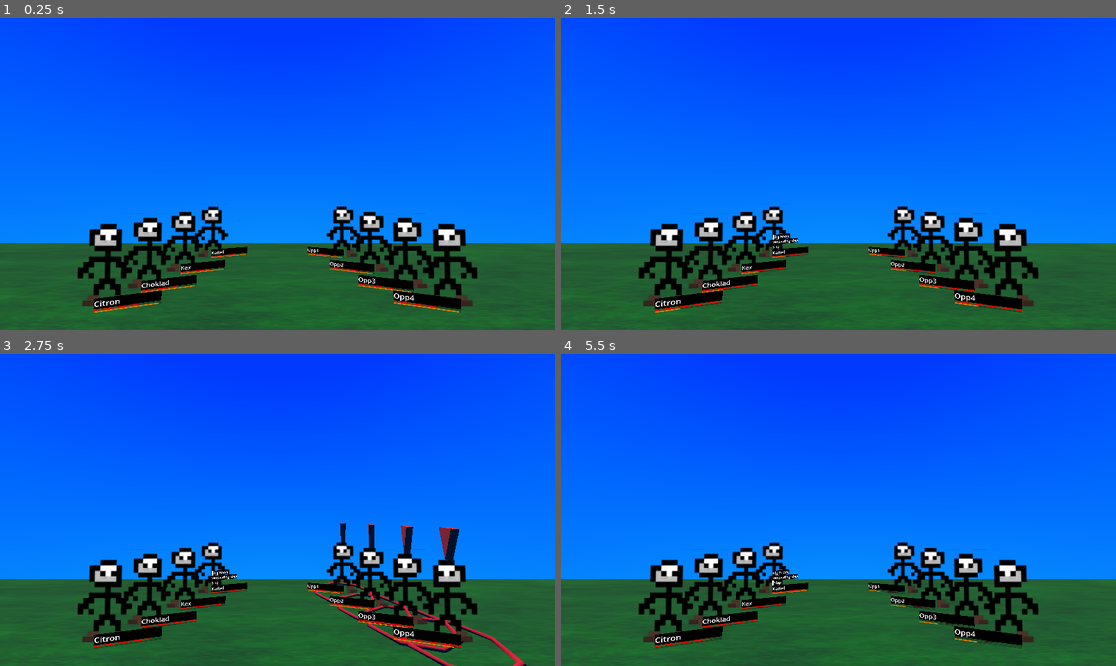
Above: before the commit, frames 1-4 (two rows, left to right).
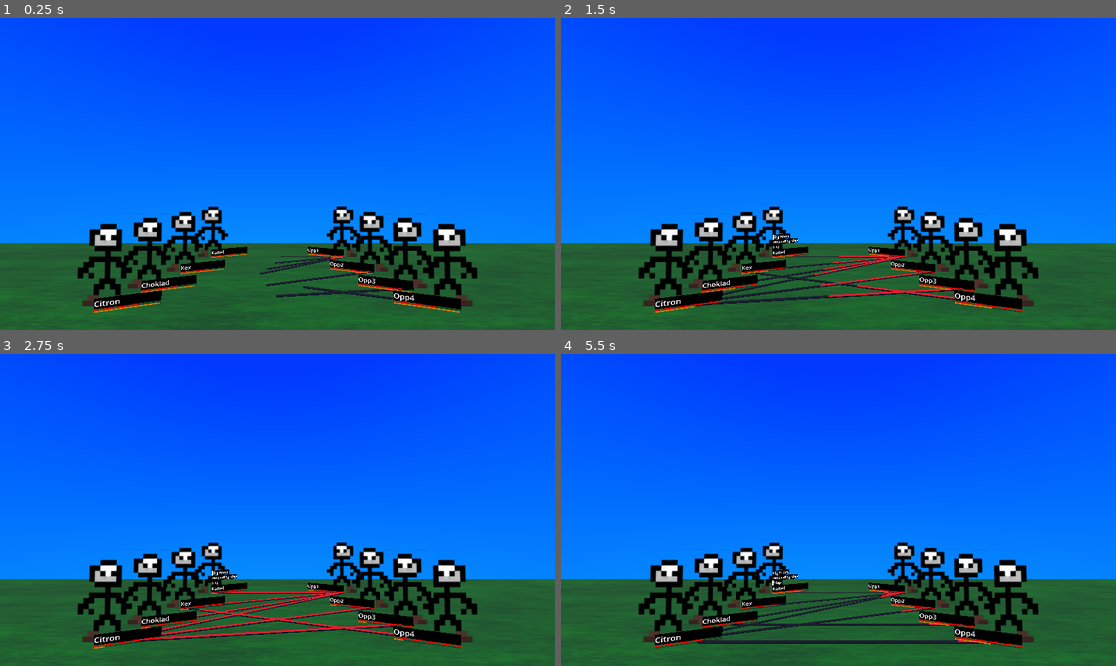
Above: after the commit, the same moments.

Repository: izzyn/MultiplayerCombatDemo
Game: Godot game, scene res://main.tscn
Same seed, same stepped clock (60 frames per second), same inputs: the game is played once before the commit and once after it.
Inputs:
- Up to frame 1 (0.25 s): no input
- Up to frame 2 (1.5 s): tap Enter (Confirm) at 0.5, 1.35 s; hold Down (NavigateUp) 0.53-1.28 s; hold Enter (Confirm) 0.53-1.28 s; hold Up (NavigateDown) from 1.28 s (still down)
- Up to frame 3 (2.75 s): release Up (NavigateDown) at 2.03 s; hold Down (NavigateUp) from 2.03 s (still down); hold Enter (Confirm) from 2.03 s (still down)
- Up to frame 4 (5.5 s): release Enter (Confirm) at 2.78 s; tap Enter (Confirm) at 2.85, 4.35 s; release Down (NavigateUp) at 3.53 s; hold Enter (Confirm) 3.53-4.28 s; hold Up (NavigateDown) from 3.53 s (still down); hold Enter (Confirm) from 5.03 s (still down)

The runs differ from the first frame. In frame 1, 0.6% of the frame differs, in the area x 28-83%, y 75-95%; in frame 2, 1.5%; in frame 3, 3.3%, in the area x 16-95%, y 54-100%; in frame 4, 1.7%.

Commit message:
Working on secondary effects

Diff:
--- a/AttackData.gd
+++ b/AttackData.gd
@@ -34,8 +34,25 @@
 @export
 var effects : Array[Effect]
 
+@export
+var additional_effects : Array[SecondaryEffect]
+
 func use_attack(user : CharacterData, targets : Array[CharacterData]):
+	for add in additional_effects:
+		var increased_effectiveness = false
+		var filtered = add.condition.eval(user, targets)
+		for target in filtered:
+			for effect in add.effects:
+				effect.enact(user,target)
+				if effect is EffectivenessEffect:
+					increased_effectiveness = true
+					break
+			if increased_effectiveness:
+				break
+
 	for target in targets:
 		for effect in effects:
-			effect.enact(target)
+			effect.enact(user, target)
+
+	user._attack_effectiveness = 1
 	pass
--- a/CharacterData.gd
+++ b/CharacterData.gd
@@ -44,3 +44,5 @@
 var sprite : CharacterSprite
 
 var _statuses : Array[Status]
+
+var _attack_effectiveness : float = 1.0
--- a/CharacterSprite.gd
+++ b/CharacterSprite.gd
@@ -20,13 +20,14 @@
 var shake_fade_time : float = 5
 var oldhp = -1
 
-var last_max_cooldown : float = 2
+var last_max_cooldown : float = 3
 
-var cooldown : float = 2
+var cooldown : float = 3
 var rng = RandomNumberGenerator.new()
 # INTENT
 var intent_attack : AttackData
 var intent_targets : Array[CharacterData] = []
+var intent_arrows : Array[Node3D] = []
 
 func _get_intent():
 	var highest_weight = -1
@@ -86,7 +87,6 @@
 func _get_weights():
 	pass
 func _ready() -> void:
-	print(character.hp)
 	if flipped_text:
 		get_node("UI").scale.x *= -1
 	get_node("Node/SubViewport/VBoxContainer/PanelContainer/MarginContainer/Label").text = char_name
@@ -99,6 +99,30 @@
 		intent_attack.use_attack(character, intent_targets)
 		last_max_cooldown = intent_attack.cooldown
 		cooldown = last_max_cooldown
+		intent_attack = null
+		for i in intent_arrows:
+			i.queue_free()
+		intent_arrows.clear()
+
+		intent_targets.clear()
+	if !intent_arrows.size() and intent_targets.size() and cooldown <= 3:
+		for target in intent_targets:
+			var friendly = get_node("../../Friendly").get_children()
+			var sprite = null
+			for friend in friendly:
+				if friend.character == target:
+					sprite = friend
+			if sprite == null:
+				break
+			var node = preload("res://Data/targeting_arrow.tscn").instantiate()
+			node.total_time = 3
+			node.target = sprite
+			get_parent().get_parent().add_child(node)
+			node.get_node("Start").global_position = global_position
+			node.get_node("End").global_position = global_position
+			node.start_pos = global_position
+			node.get_node("Start2").global_position = global_position
+			intent_arrows.append(node)
 	cooldown -= delta
 	if oldhp == -1:
 		oldhp=character.hp.value
--- a/Controller.gd
+++ b/Controller.gd
@@ -42,7 +42,6 @@
 var startUIpos = get_node("../Friendly").get_children()[0].get_node("UI").position
 
 func use_activated_attack():
-	print(remaining_choices)
 	remaining_choices -= 1
 	picked_targets.append(attack_target_list[hovering_target])
 	var selected_node = attack_target_list[hovering_target]
@@ -57,9 +56,10 @@
 		selection.position = selected_node.global_position
 		hovering_target = 0
 	if remaining_choices == 0:
+		var characters : Array[CharacterData] = []
 		for target in picked_targets:
-			for effect in attack.effects:
-				effect.enact(target.character)
+			characters.append(target.character)
+		attack.use_attack(actor, characters)
 		set_cooldown()
 		reset_choices()
 	pass
@@ -86,7 +86,6 @@
 	var actor = get_node("../Friendly").get_child(selected).character
 	var attacks = actor.attacks
 	var attack : AttackData = attacks[selected_button]
-	print(attack.name)
 	var all_data = get_parent().get_all_characters()
 	var all_sprites = get_parent().get_all_sprites()
 	var filter_chars = attack.target_filter.eval(actor, all_data)
--- a/Data/Effect/Effect.gd
+++ b/Data/Effect/Effect.gd
@@ -1,5 +1,8 @@
 extends Resource
 class_name Effect
 
-func enact(target : CharacterData):
+@export
+var amount : float
+
+func enact(user : CharacterData, target : CharacterData):
 	pass
--- /dev/null
+++ b/Data/Effect/EffectivenessEffect.gd
@@ -0,0 +1,6 @@
+extends Effect
+class_name EffectivenessEffect
+
+func enact(user : CharacterData, target : CharacterData):
+	user._attack_effectiveness *= amount
+	pass
--- a/Data/Effect/StatChange.gd
+++ b/Data/Effect/StatChange.gd
@@ -7,26 +7,20 @@
 var type : Type
 
 @export
-var amount : float
-
-@export
 var exceed_default : bool = false
 
 @export
 var stat_name : String
 
-func enact(target : CharacterData):
+func enact(user : CharacterData, target : CharacterData):
 	var stat = target.get(stat_name)
-	print(stat)
-	print(target.hp)
+	var true_amount = amount * user._attack_effectiveness
 	if type == Type.Value:
 		if exceed_default:
-			stat.value += amount
+			stat.value += true_amount
 		else:
-			stat.value = clamp(stat.value+amount,0,stat.default)
-			print(stat.value)
-			print(target.hp.value)
+			stat.value = clamp(stat.value+true_amount,0,stat.default)
 	elif type == Type.Default:
-		stat.default += amount
+		stat.default += true_amount
 
 	pass
--- /dev/null
+++ b/Data/Filters/FilterStat.gd
@@ -0,0 +1,53 @@
+extends Filter
+class_name FilterStat
+
+@export
+var amount : float
+
+@export
+var actor_stat : bool
+
+@export
+var percentage : bool
+
+@export
+var stat : String
+
+enum Comparison {Greater_Equal, Greater, Equal, Lesser_Equal, Lesser}
+
+@export
+var comparison : Comparison
+
+func _eval(actor: CharacterData, characters : Array[CharacterData]) -> Array[CharacterData]:
+	if actor_stat:
+		if check_stat(actor):
+			return characters
+		else:
+			return []
+	else:
+		return characters.filter(func(x): return check_stat(x))
+	return []
+	pass
+func check_stat(char : CharacterData) -> bool:
+	var check_value = 0
+	if percentage:
+		check_value = char.get(stat).value/char.get(stat).default
+	else:
+		check_value = char.get(stat).value
+	print(char.get(stat).value)
+	print(char.get(stat).default)
+	print(check_value)
+	print(amount)
+	match comparison:
+		Comparison.Greater_Equal:
+			return check_value >= amount
+		Comparison.Greater:
+			return check_value > amount
+		Comparison.Equal:
+			return check_value == amount
+		Comparison.Lesser_Equal:
+			return check_value <= amount
+		Comparison.Lesser:
+			return check_value < amount
+	return false
+	pass
--- /dev/null
+++ b/Data/secondary_effect.gd
@@ -0,0 +1,8 @@
+extends Resource
+class_name SecondaryEffect
+
+@export
+var condition : Filter
+
+@export
+var effects : Array[Effect]
--- /dev/null
+++ b/Data/targeting_arrow.gd
@@ -0,0 +1,19 @@
+extends Node3D
+
+var target : Node3D
+
+@export
+var total_time : float
+
+@export
+var current_time : float
+
+var start_pos : Vector3
+func _physics_process(delta: float) -> void:
+	var end = get_node("End")
+	var end2 = get_node("End2")
+	current_time += delta
+	if total_time != 0:
+		end.global_position = start_pos.lerp(target.global_position , current_time/total_time)
+		end2.global_position = start_pos.lerp(target.global_position , min(current_time,total_time/6)/(total_time/6))
+	pass
--- /dev/null
+++ b/Data/targeting_arrow.tscn
@@ -0,0 +1,77 @@
+[gd_scene load_steps=13 format=3 uid="uid://nvrnwjc5laot"]
+
+[ext_resource type="Script" uid="uid://cdlli4pxb4h27" path="res://ScaleTargetingArrow.gd" id="1_4exed"]
+[ext_resource type="Script" uid="uid://cf4fjloux8nss" path="res://Data/targeting_arrow.gd" id="1_44q1h"]
+
+[sub_resource type="StandardMaterial3D" id="StandardMaterial3D_5bqla"]
+albedo_color = Color(0.905011, 0, 0.0304464, 1)
+
+[sub_resource type="CylinderMesh" id="CylinderMesh_dx858"]
+material = SubResource("StandardMaterial3D_5bqla")
+height = 1.0
+
+[sub_resource type="StandardMaterial3D" id="StandardMaterial3D_44q1h"]
+albedo_color = Color(0.905011, 0, 0.0304464, 1)
+
+[sub_resource type="BoxMesh" id="BoxMesh_4exed"]
+material = SubResource("StandardMaterial3D_44q1h")
+
+[sub_resource type="StandardMaterial3D" id="StandardMaterial3D_suibc"]
+albedo_color = Color(0, 0, 0, 1)
+
+[sub_resource type="CylinderMesh" id="CylinderMesh_pfem4"]
+material = SubResource("StandardMaterial3D_suibc")
+height = 1.0
+
+[sub_resource type="StandardMaterial3D" id="StandardMaterial3D_c1ku2"]
+albedo_color = Color(0, 0, 0, 1)
+
+[sub_resource type="BoxMesh" id="BoxMesh_4i6g4"]
+material = SubResource("StandardMaterial3D_c1ku2")
+
+[sub_resource type="StandardMaterial3D" id="StandardMaterial3D_akvoi"]
+albedo_color = Color(0, 0, 0, 1)
+
+[sub_resource type="CylinderMesh" id="CylinderMesh_5vdel"]
+material = SubResource("StandardMaterial3D_akvoi")
+height = 1.0
+
+[node name="TargetingArrow" type="Node3D"]
+script = ExtResource("1_44q1h")
+
+[node name="Start" type="MeshInstance3D" parent="."]
+transform = Transform3D(0.365, 0, 0, 0, 0.1, 0, 0, 0, 0.363, 0, 0, 0)
+mesh = SubResource("CylinderMesh_dx858")
+skeleton = NodePath("../MeshInstance3D")
+
+[node name="MeshInstance3D" type="MeshInstance3D" parent="." node_paths=PackedStringArray("start", "end")]
+transform = Transform3D(-0.364, 0, 0, 0, -0.1, 0, 0, 0, -0.02, 0, 0, 0)
+mesh = SubResource("BoxMesh_4exed")
+script = ExtResource("1_4exed")
+start = NodePath("../Start")
+end = NodePath("../End")
+
+[node name="End" type="MeshInstance3D" parent="."]
+transform = Transform3D(0.365, 0, 0, 0, 0.1, 0, 0, 0, 0.363, -1.80492, -2.38419e-07, -0.848757)
+mesh = SubResource("CylinderMesh_dx858")
+skeleton = NodePath("../MeshInstance3D")
+
+[node name="Camera3D" type="Camera3D" parent="."]
+transform = Transform3D(0.834338, 0, 0.551253, -0.156942, 0.958616, 0.237537, -0.52844, -0.284701, 0.79981, 0, 1.38943, 2.15099)
+
+[node name="Start2" type="MeshInstance3D" parent="."]
+transform = Transform3D(0.365, 0, 0, 0, 0.05, 0, 0, 0, 0.363, 0, 0, 0)
+mesh = SubResource("CylinderMesh_pfem4")
+skeleton = NodePath("../MeshInstance3D")
+
+[node name="MeshInstance3D2" type="MeshInstance3D" parent="." node_paths=PackedStringArray("start", "end")]
+transform = Transform3D(-0.364, 0, 0, 0, 0.05, 0, 0, 0, -0.02, 0, 0, 0)
+mesh = SubResource("BoxMesh_4i6g4")
+script = ExtResource("1_4exed")
+start = NodePath("../Start2")
+end = NodePath("../End2")
+
+[node name="End2" type="MeshInstance3D" parent="."]
+transform = Transform3D(0.365, 0, 0, 0, 0.05, 0, 0, 0, 0.363, -1.80492, -2.38419e-07, -0.848757)
+mesh = SubResource("CylinderMesh_5vdel")
+skeleton = NodePath("../MeshInstance3D")
--- /dev/null
+++ b/ScaleTargetingArrow.gd
@@ -0,0 +1,13 @@
+extends MeshInstance3D
+
+@export
+var start : MeshInstance3D
+
+@export
+var end : MeshInstance3D
+func _physics_process(delta: float) -> void:
+
+	position = start.position.lerp(end.position, 0.5);
+	scale.z = start.position.distance_to(end.position)
+	rotation.y = atan((end.position.x - start.position.x)/(end.position.z - start.position.z))
+	pass
--- a/Selection.tscn
+++ b/Selection.tscn
@@ -21,13 +21,13 @@
 script = ExtResource("1_77ui4")
 
 [node name="MeshInstance3D2" type="MeshInstance3D" parent="."]
-transform = Transform3D(0.605936, 9.14941e-08, 0.159103, 1.50996e-07, -1, 1.02612e-13, 0.795515, 1.20119e-07, -0.121187, 0, 3, 0)
+transform = Transform3D(-0.492571, -7.43767e-08, -0.174055, 1.50996e-07, -1, 1.3426e-13, -0.870273, -1.31407e-07, 0.0985144, 0, 3, 0)
 mesh = SubResource("PrismMesh_kbulj")
 script = ExtResource("1_5yfny")
 speed = 3.0
 
 [node name="MeshInstance3D" type="MeshInstance3D" parent="."]
-transform = Transform3D(-1.2356, 0, -0.850478, 0, 1.5, 0, 0.850478, 0, -1.2356, 0, 0, 0)
+transform = Transform3D(1.10898, 0, 1.01004, 0, 1.5, 0, -1.01004, 0, 1.10898, 0, 0, 0)
 mesh = SubResource("TorusMesh_5yfny")
 script = ExtResource("1_5yfny")
 speed = -3.0
--- a/main.tscn
+++ b/main.tscn
@@ -6,18 +6,83 @@
 [ext_resource type="Script" uid="uid://dev3bbs8234ul" path="res://AttackData.gd" id="2_5vw27"]
 [ext_resource type="Script" uid="uid://chal40igpet32" path="res://Data/Effect/Effect.gd" id="3_kek77"]
 [ext_resource type="Script" uid="uid://b02gidehqotp1" path="res://Data/Effect/StatChange.gd" id="4_4c57u"]
+[ext_resource type="Script" uid="uid://8pc3rvrfobyj" path="res://Data/secondary_effect.gd" id="4_dg77c"]
 [ext_resource type="Script" uid="uid://d0jjmkvmmnkcq" path="res://Camera.gd" id="5_4c57u"]
 [ext_resource type="Script" uid="uid://w7xci5q84hvk" path="res://Data/Stat.gd" id="6_dg77c"]
 [ext_resource type="Script" uid="uid://nf1cqa55mvbc" path="res://CharacterData.gd" id="7_ycdy4"]
 [ext_resource type="Script" uid="uid://xspn7atwwsb3" path="res://Data/Filters/FilterTeam.gd" id="9_efxa6"]
 [ext_resource type="PackedScene" uid="uid://bkivihrkixbmx" path="res://Selection.tscn" id="9_kek77"]
+[ext_resource type="Script" uid="uid://bugg36d002uyd" path="res://Data/Filters/FilterStat.gd" id="11_ycdy4"]
+[ext_resource type="Script" uid="uid://2cuttkkw6r2b" path="res://Data/Effect/EffectivenessEffect.gd" id="12_w48qg"]
+
+[sub_resource type="Resource" id="Resource_1u8w0"]
+script = ExtResource("4_4c57u")
+type = 0
+exceed_default = false
+stat_name = "hp"
+amount = -10.0
+metadata/_custom_type_script = "uid://b02gidehqotp1"
+
+[sub_resource type="Resource" id="Resource_074og"]
+script = ExtResource("9_efxa6")
+inverted = true
+metadata/_custom_type_script = "uid://xspn7atwwsb3"
+
+[sub_resource type="Resource" id="Resource_d13ii"]
+script = ExtResource("2_5vw27")
+id = "groupslap"
+name = "groupslap"
+type = 0
+stat = 0
+base_ai_weight = 10.0
+hits_all = true
+can_target_multiple_times = false
+cooldown = 5.0
+target_amount = 1
+target_filter = SubResource("Resource_074og")
+effects = Array[ExtResource("3_kek77")]([SubResource("Resource_1u8w0")])
+additional_effects = Array[ExtResource("4_dg77c")]([])
+metadata/_custom_type_script = "uid://dev3bbs8234ul"
+
+[sub_resource type="Resource" id="Resource_5vw27"]
+script = ExtResource("6_dg77c")
+value = 100.0
+default = 100.0
+mod = 1.0
+metadata/_custom_type_script = "uid://w7xci5q84hvk"
+
+[sub_resource type="Resource" id="Resource_kek77"]
+script = ExtResource("6_dg77c")
+value = 100.0
+default = 100.0
+mod = 1.0
+metadata/_custom_type_script = "uid://w7xci5q84hvk"
+
+[sub_resource type="Resource" id="Resource_ycdy4"]
+script = ExtResource("6_dg77c")
+value = 100.0
+default = 100.0
+mod = 1.0
+metadata/_custom_type_script = "uid://w7xci5q84hvk"
+
+[sub_resource type="Resource" id="Resource_0cp0l"]
+script = ExtResource("7_ycdy4")
+id = "dummy"
+name = "Dummy"
+team = false
+hp = SubResource("Resource_5vw27")
+normal_attack = SubResource("Resource_kek77")
+speed = SubResource("Resource_ycdy4")
+targetability_factor = 1.0
+attacks = Array[ExtResource("2_5vw27")]([SubResource("Resource_d13ii")])
+metadata/_custom_type_script = "uid://nf1cqa55mvbc"
 
 [sub_resource type="Resource" id="Resource_4c57u"]
 script = ExtResource("4_4c57u")
 type = 0
-amount = -10.0
 exceed_default = false
 stat_name = "hp"
+amount = -10.0
 metadata/_custom_type_script = "uid://b02gidehqotp1"
 
 [sub_resource type="Resource" id="Resource_efxa6"]
@@ -32,40 +97,8 @@
 cooldown = 5.0
 target_amount = 1
 effects = Array[ExtResource("3_kek77")]([SubResource("Resource_4c57u")])
+additional_effects = Array[ExtResource("4_dg77c")]([])
 metadata/_custom_type_script = "uid://dev3bbs8234ul"
-
-[sub_resource type="Resource" id="Resource_5vw27"]
-script = ExtResource("6_dg77c")
-value = 100.0
-default = 100.0
-mod = 1.0
-metadata/_custom_type_script = "uid://w7xci5q84hvk"
-
-[sub_resource type="Resource" id="Resource_kek77"]
-script = ExtResource("6_dg77c")
-value = 100.0
-default = 100.0
-mod = 1.0
-metadata/_custom_type_script = "uid://w7xci5q84hvk"
-
-[sub_resource type="Resource" id="Resource_ycdy4"]
-script = ExtResource("6_dg77c")
-value = 100.0
-default = 100.0
-mod = 1.0
-metadata/_custom_type_script = "uid://w7xci5q84hvk"
-
-[sub_resource type="Resource" id="Resource_0cp0l"]
-script = ExtResource("7_ycdy4")
-id = "dummy"
-name = "Dummy"
-team = false
-hp = SubResource("Resource_5vw27")
-normal_attack = SubResource("Resource_kek77")
-speed = SubResource("Resource_ycdy4")
-targetability_factor = 1.0
-attacks = Array[ExtResource("2_5vw27")]([SubResource("Resource_efxa6")])
-metadata/_custom_type_script = "uid://nf1cqa55mvbc"
 
 [sub_resource type="Resource" id="Resource_d2t1y"]
 script = ExtResource("6_dg77c")
@@ -207,12 +240,33 @@
 ambient_light_source = 3
 ambient_light_color = Color(0.206035, 0.434083, 1, 1)
 
+[sub_resource type="Resource" id="Resource_0odxb"]
+script = ExtResource("11_ycdy4")
+amount = 0.8
+actor_stat = true
+percentage = true
+stat = "hp"
+comparison = 4
+inverted = false
+metadata/_custom_type_script = "uid://bugg36d002uyd"
+
+[sub_resource type="Resource" id="Resource_seu75"]
+script = ExtResource("12_w48qg")
+amount = 5.0
+metadata/_custom_type_script = "uid://2cuttkkw6r2b"
+
+[sub_resource type="Resource" id="Resource_kq58d"]
+script = ExtResource("4_dg77c")
+condition = SubResource("Resource_0odxb")
+effects = Array[ExtResource("3_kek77")]([SubResource("Resource_seu75")])
+metadata/_custom_type_script = "uid://8pc3rvrfobyj"
+
 [sub_resource type="Resource" id="Resource_havpv"]
 script = ExtResource("4_4c57u")
 type = 0
-amount = -50.0
 exceed_default = false
 stat_name = "hp"
+amount = -10.0
 metadata/_custom_type_script = "uid://b02gidehqotp1"
 
 [sub_resource type="Resource" id="Resource_dg77c"]
@@ -233,14 +287,15 @@
 target_amount = 1
 target_filter = SubResource("Resource_dg77c")
 effects = Array[ExtResource("3_kek77")]([SubResource("Resource_havpv")])
+additional_effects = Array[ExtResource("4_dg77c")]([SubResource("Resource_kq58d")])
 metadata/_custom_type_script = "uid://dev3bbs8234ul"
 
 [sub_resource type="Resource" id="Resource_uatky"]
 script = ExtResource("4_4c57u")
 type = 0
-amount = 1000.0
 exceed_default = true
 stat_name = "speed"
+amount = 1000.0
 metadata/_custom_type_script = "uid://b02gidehqotp1"
 
 [sub_resource type="Resource" id="Resource_2cqfq"]
@@ -261,14 +316,15 @@
 target_amount = 1
 target_filter = SubResource("Resource_2cqfq")
 effects = Array[ExtResource("3_kek77")]([SubResource("Resource_uatky")])
+additional_effects = Array[ExtResource("4_dg77c")]([])
 metadata/_custom_type_script = "uid://dev3bbs8234ul"
 
 [sub_resource type="Resource" id="Resource_1vm84"]
 script = ExtResource("4_4c57u")
 type = 0
-amount = -100.0
 exceed_default = false
 stat_name = "hp"
+amount = -100.0
 metadata/_custom_type_script = "uid://b02gidehqotp1"
 
 [sub_resource type="Resource" id="Resource_yaehf"]
@@ -289,6 +345,7 @@
 target_amount = 1
 target_filter = SubResource("Resource_yaehf")
 effects = Array[ExtResource("3_kek77")]([SubResource("Resource_1vm84")])
+additional_effects = Array[ExtResource("4_dg77c")]([])
 metadata/_custom_type_script = "uid://dev3bbs8234ul"
 
 [sub_resource type="Resource" id="Resource_w48qg"]
Not shown, added: Data/Effect/EffectivenessEffect.gd.uid
Not shown, added: Data/Filters/FilterStat.gd.uid
Not shown, added: Data/secondary_effect.gd.uid
Not shown, added: Data/targeting_arrow.gd.uid
Not shown, added: ScaleTargetingArrow.gd.uid
Not shown: 1 places in main.tscn that only renumber resources
